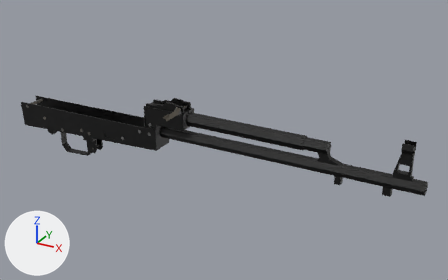
Renders of the FBX model Content/VFX/StaticMeshes/SM_AK-74M.fbx from each side of a commit.
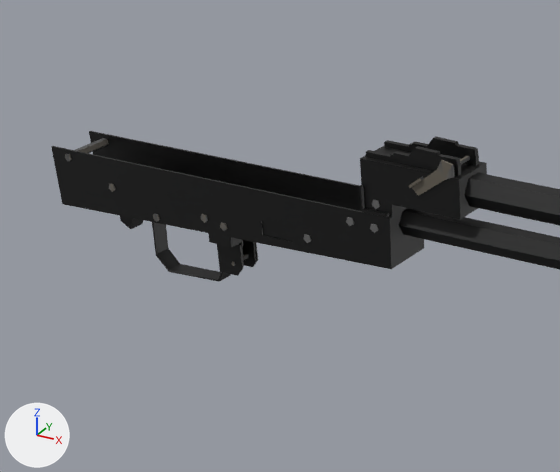
Each version appears first whole from a camera (50 mm lens) standing at (0.509, -0.678, 0.364) and looking at (0.129, 0.012, 0.019), and next in a close-up on the part from 0% to 50% of the width and 15% to 83% of the height. Arrows for +X, +Y and +Z are at lower left; the lights stay in place. Where no turn or scale is listed for an object, it has been applied to the vertices. Vertices at the same position are counted once.

Before the edit, the objects in view are built like this:
```python
me_куб = bpy.data.meshes.new('Куб')
me_куб.from_pydata(...)  # 958 vertices, 1015 faces; spans x -0.225..0.406, y -0.018..0.018, z -0.053..0.074
me_куб.materials.append(mat_material_001)  # picture img_t_ak74_png
ob_куб = bpy.data.objects.new('Куб', me_куб)
ob_куб.location = (0.0, 0.0, 0.0)
```
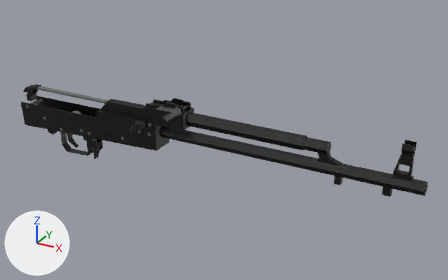
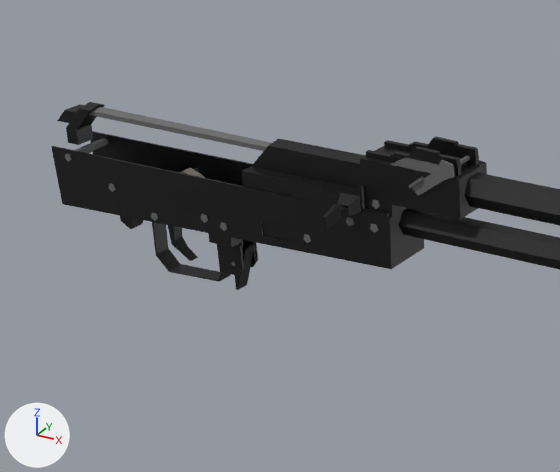
The change, as JSON lines over the scene's bpy script:
```json
{"block": "me_куб", "where": "# used by ob_куб; location = (0.0, 0.0, 0.0)"}
{"op": "remove", "block": "me_куб", "code": "me_куб.from_pydata(...)  # 958 vertices, 1015 faces; spans x -0.225..0.406, y -0.018..0.018, z -0.053..0.074"}
{"op": "add", "block": "me_куб", "code": "me_куб.from_pydata(...)  # 1349 vertices, 1447 faces; spans x -0.228..0.406, y -0.047..0.018, z -0.054..0.074"}
{"block": "me_куб", "change": "me_куб part 1: a new loose piece of 118 vertices spanning x -0.071..0.252, y -0.047..0.016, z 0.012..0.052, in mat_material_001 (picture img_t_ak74_png)"}
{"block": "me_куб", "change": "me_куб part 2: a new loose piece of 110 vertices spanning x -0.163..-0.123, y -0.007..0.005, z -0.042..0.019, in mat_material_001 (picture img_t_ak74_png)"}
{"block": "me_куб", "change": "me_куб part 3: a new loose piece of 68 vertices spanning x -0.139..-0.097, y -0.014..0.012, z -0.008..0.019, in mat_material_001 (picture img_t_ak74_png)"}
{"block": "me_куб", "change": "me_куб part 4: a new loose piece of 43 vertices spanning x -0.228..-0.045, y -0.007..0.007, z 0.022..0.05, in mat_material_001 (picture img_t_ak74_png)"}
{"block": "me_куб", "change": "me_куб part 5: a new loose piece of 28 vertices spanning x -0.093..-0.082, y -0.005..0.004, z -0.054..-0.023, in mat_material_001 (picture img_t_ak74_png)"}
{"block": "me_куб", "change": "me_куб part 6"}
{"block": "me_куб", "change": "62 faces are deleted"}
{"block": "me_куб", "change": "62 new faces join them"}
{"block": "me_куб", "change": "me_куб part 7: 139 kept faces spanning x -0.213..0.078, y -0.018..0.018, z -0.035..0.066 get new texture (UV) coordinates"}
```

Location of each change, (x1, y1, x2, y2) in pixels of the close-ups (560 x 472 px; the box of a moved part takes in the faces that stretch with it):
```json
{"object": "Куб", "change": "reshaped", "before": [51, 131, 560, 282], "after": [51, 102, 560, 290]}
{"part": 1, "of": "me_куб", "change": "added", "after": [242, 139, 365, 231], "on screen": "black"}
{"part": 2, "of": "me_куб", "change": "added", "after": [168, 168, 198, 261], "on screen": "black"}
{"part": 3, "of": "me_куб", "change": "added", "after": [180, 168, 205, 178]}
{"part": 4, "of": "me_куб", "change": "added", "after": [58, 102, 271, 151]}
{"part": 5, "of": "me_куб", "change": "added", "after": [235, 243, 255, 290], "on screen": "black"}
{"part": 6, "of": "me_куб", "change": "moved or reshaped", "before": [303, 158, 485, 243], "after": [303, 158, 485, 243]}
{"part": 7, "of": "me_куб", "change": "surface changed", "before": [66, 139, 470, 223], "after": [66, 139, 470, 223]}
```
